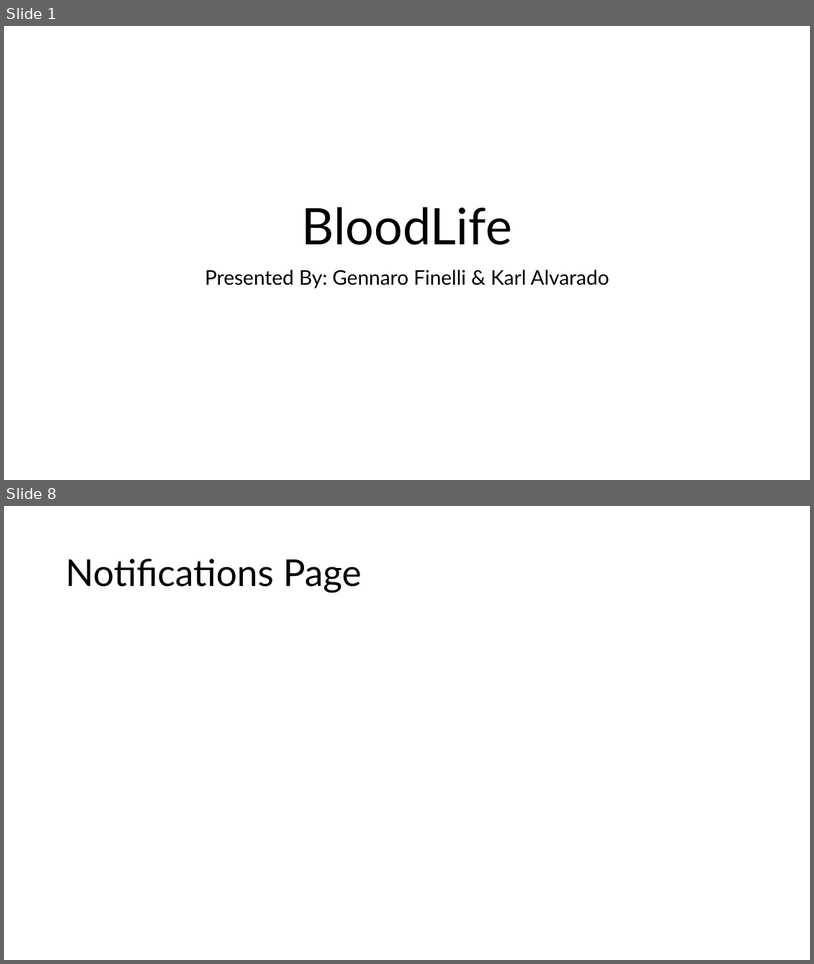
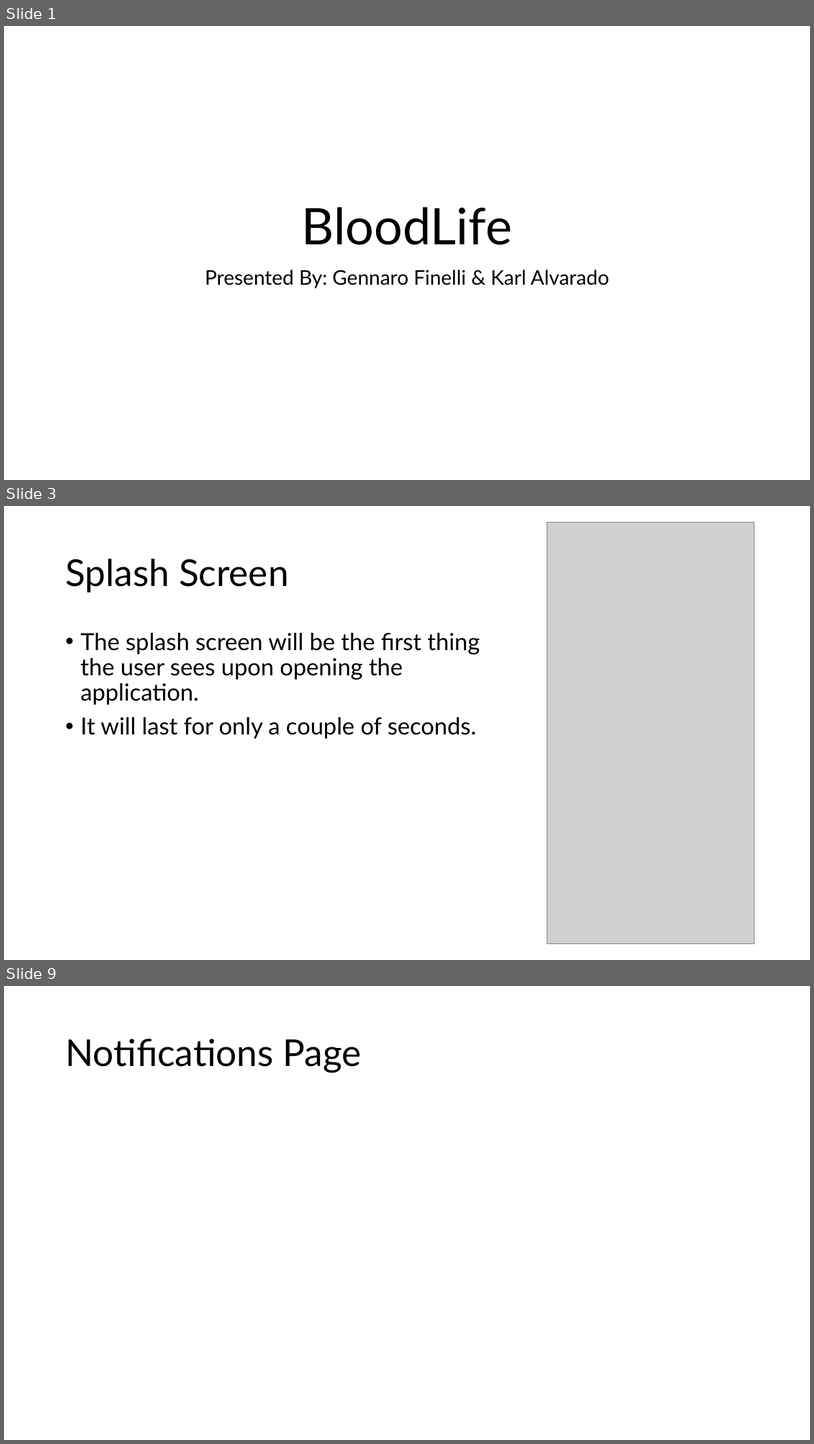
Before and after one commit to gennarofinelli/AppDev2Project, a slide deck: BloodLife Presentation.pptx. Shown one above the other, each under a label of ours: slides 1 and 8 before the commit, slides 1, 3 and 9 after it; the slides between them are not shown. The pictures are 814x964 and 814x1444 pixels, drawn with LibreOffice and Linux fonts; fonts in the diff are those of the drawing; grey boxes stand for pictures. Boxes give left, top, right and bottom in pixels: in the first picture for what was removed or moved away, otherwise in the second. Text is boxed around its words. In the diff, an @@ line names an element or a change of style, - is before the commit and + after.

```diff
--- a/BloodLife Presentation.pptx
+++ b/BloodLife Presentation.pptx
@@ slide 3 added at [4, 506, 810, 960], background #FFFFFF @@
@@ picture added at [548, 523, 756, 943] @@
@@ title added at [65, 559, 289, 592], 44 pt, text #000000 @@
+Splash Screen
@@ text added at [80, 633, 480, 739], 28 pt, text #000000 @@
+• The splash screen will be the first thing the user sees upon opening the application.
+• It will last for only a couple of seconds.
@@ what was slide 8 is now slide 9 @@
```
Also in this commit, not shown: 7 slides changed, 2 other slides added, 1 other file.
